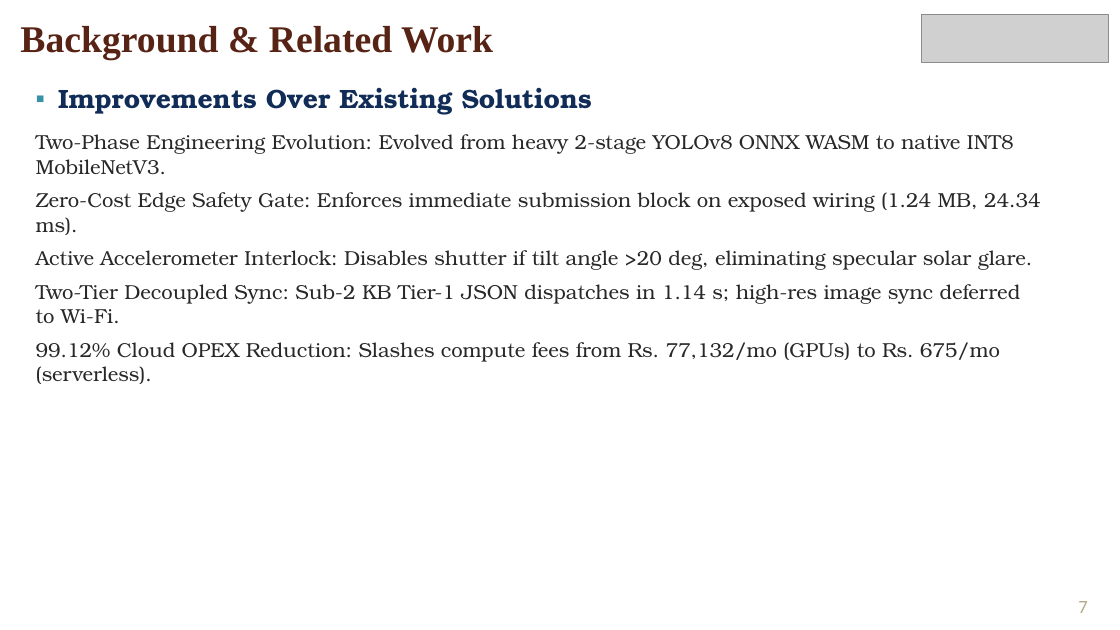
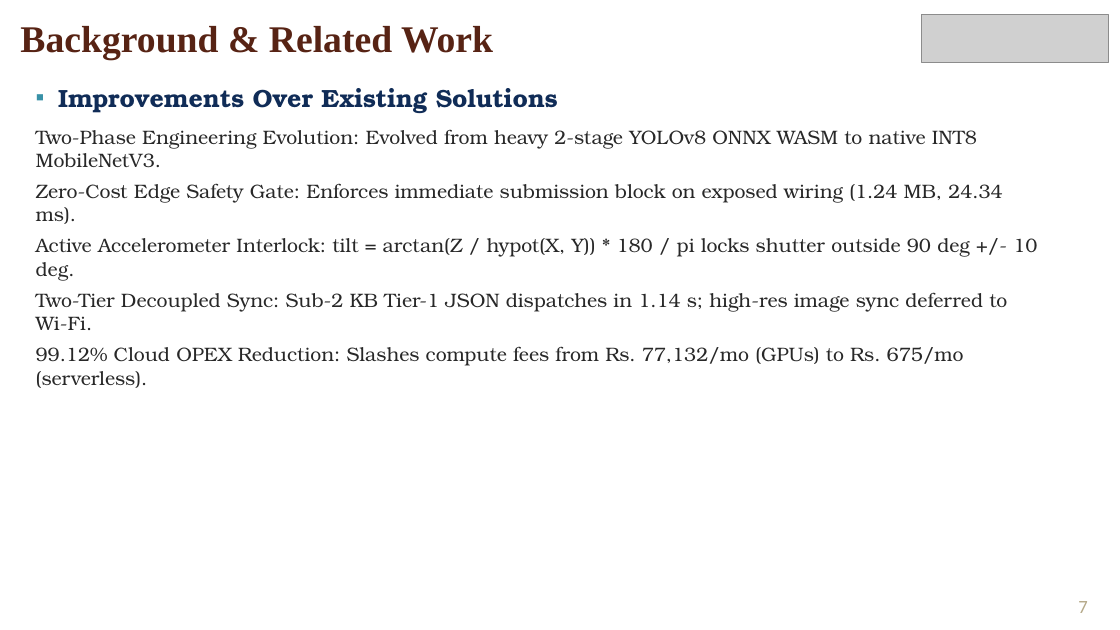
Before and after one commit to frankmathewsajan/psychic-spark, a slide deck: slide 7 of docs/presentation/Capstone_Final_Review_Presentation.pptx. Drawn at 1120x630 pixels with LibreOffice and Linux fonts; fonts in the diff are those of the drawing; grey boxes stand for pictures; background and template pictures are left out. Boxes give left, top, right and bottom in pixels: in the first picture for what was removed or moved away, otherwise in the second. Text is boxed around its words. In the diff, an @@ line names an element or a change of style, - is before the commit and + after.

```diff
--- a/docs/presentation/Capstone_Final_Review_Presentation.pptx
+++ b/docs/presentation/Capstone_Final_Review_Presentation.pptx
@@ text at (36, 88, 1007, 388): size 17 to 16 pt in "Improvements Over Existing Solutions"; size 13 to 12.5 pt in "Two-Phase Engineering Evolution: Evolved from heavy 2-stage ...", "Zero-Cost Edge Safety Gate: Enforces immediate submission ...", "Two-Tier Decoupled Sync: Sub-2 KB Tier-1 JSON ...", "99.12% Cloud OPEX Reduction: Slashes compute fees ..."; less space between paragraphs @@
@@ text at (36, 238, 1037, 281): text changed; size 13 to 12.5 pt @@
-Active Accelerometer Interlock: Disables shutter if tilt angle >20 deg, eliminating specular solar glare.
+Active Accelerometer Interlock: tilt = arctan(Z / hypot(X, Y)) * 180 / pi locks shutter outside 90 deg +/- 10 deg.
```
Also in this commit, not shown: 13 other slides changed, 4 other files.
